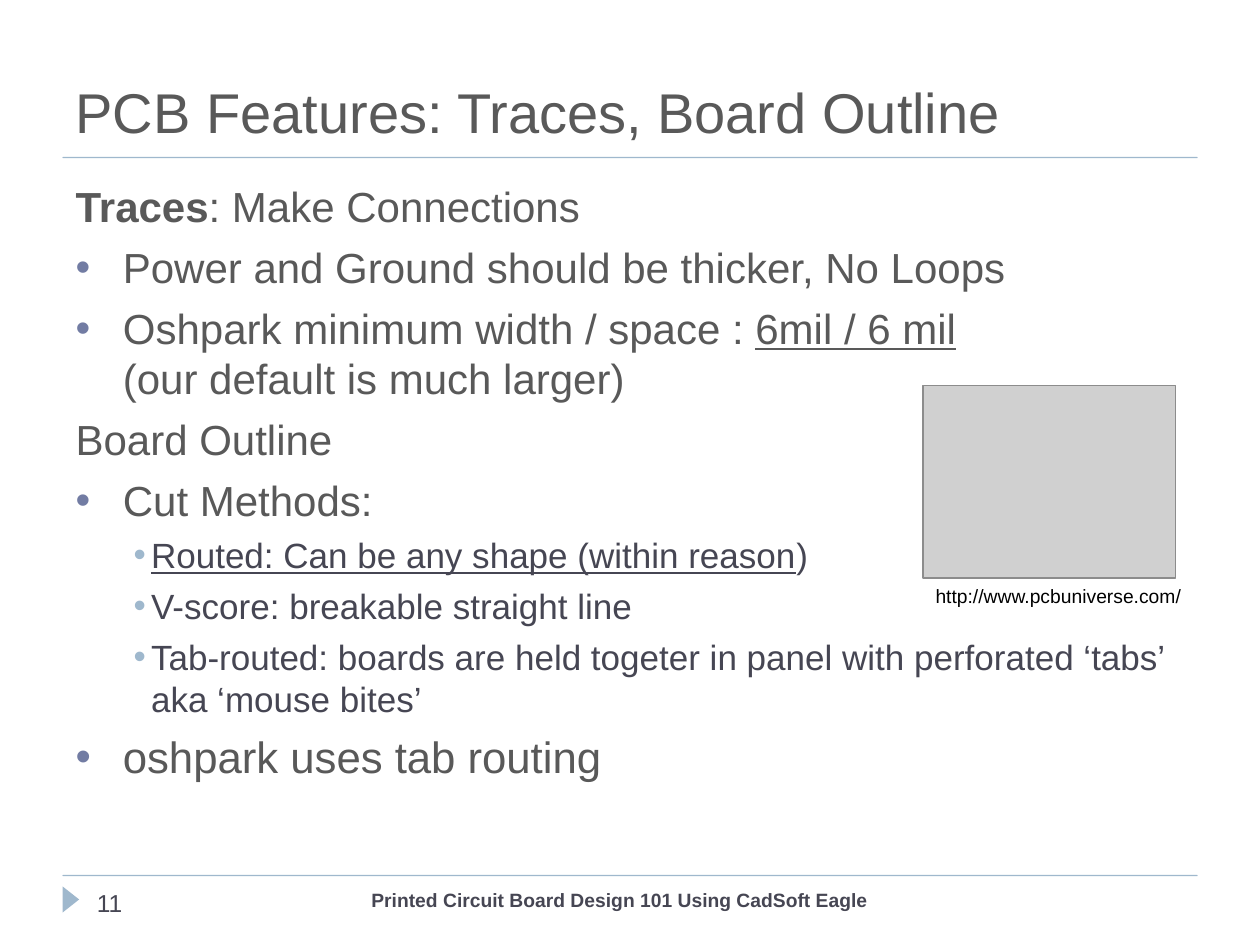
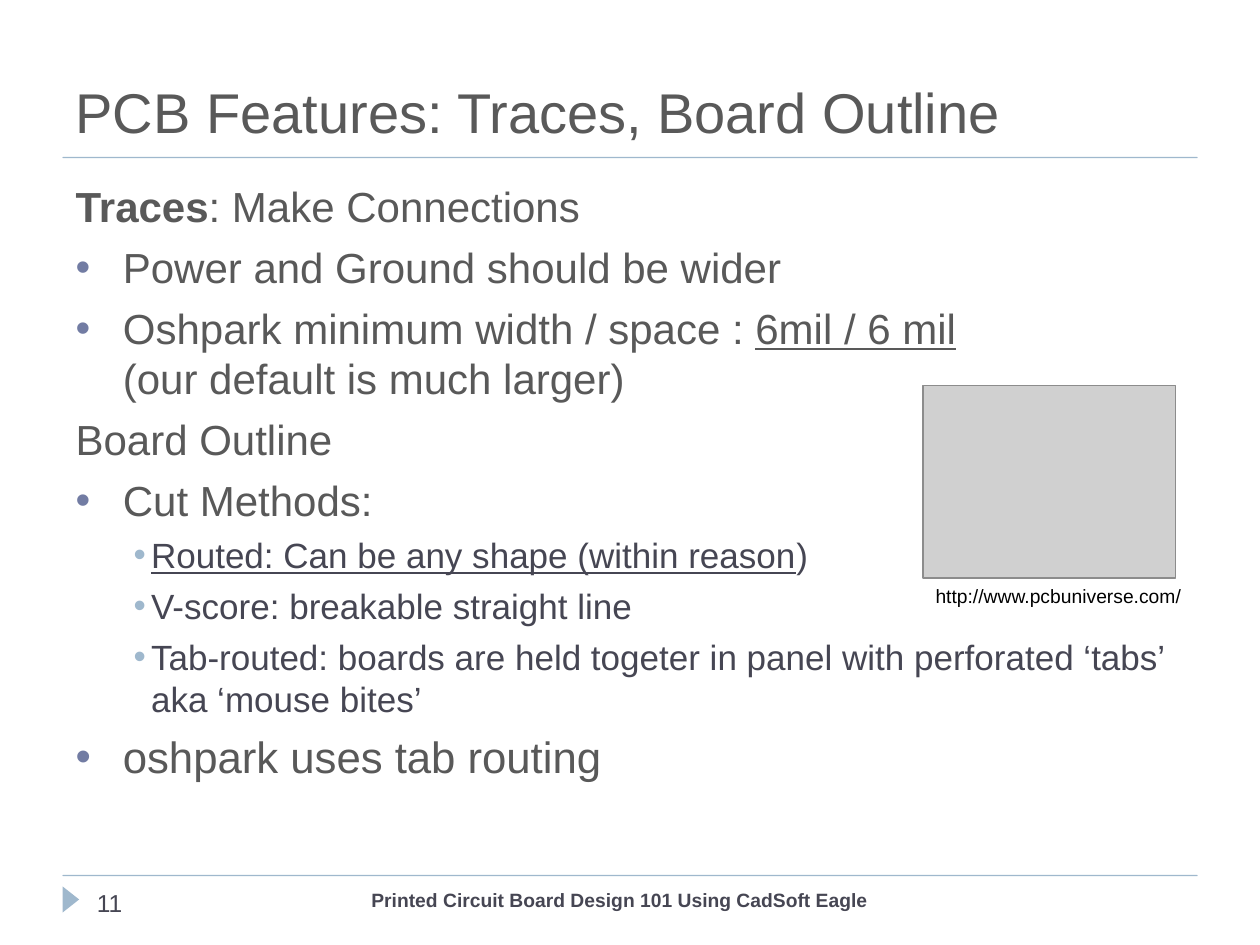
Before and after one commit to cogwheelcircuitworks/IntroToEagleCAD, a slide deck: slide 11 of ClassFiles/PCBDesignEagleCad101.ppt. Drawn at 1260x945 pixels with LibreOffice and Linux fonts; fonts in the diff are those of the drawing; grey boxes stand for pictures; background and template pictures are left out. Boxes give left, top, right and bottom in pixels: in the first picture for what was removed or moved away, otherwise in the second. Text is boxed around its words. In the diff, an @@ line names an element or a change of style, - is before the commit and + after.

```diff
--- a/ClassFiles/PCBDesignEagleCad101.ppt
+++ b/ClassFiles/PCBDesignEagleCad101.ppt
@@ text at (123, 252, 781, 284): text changed @@
-• Power and Ground should be thicker, No Loops
+• Power and Ground should be wider
```
Also in this commit, not shown: 9 other slides changed, 1 slide added.
